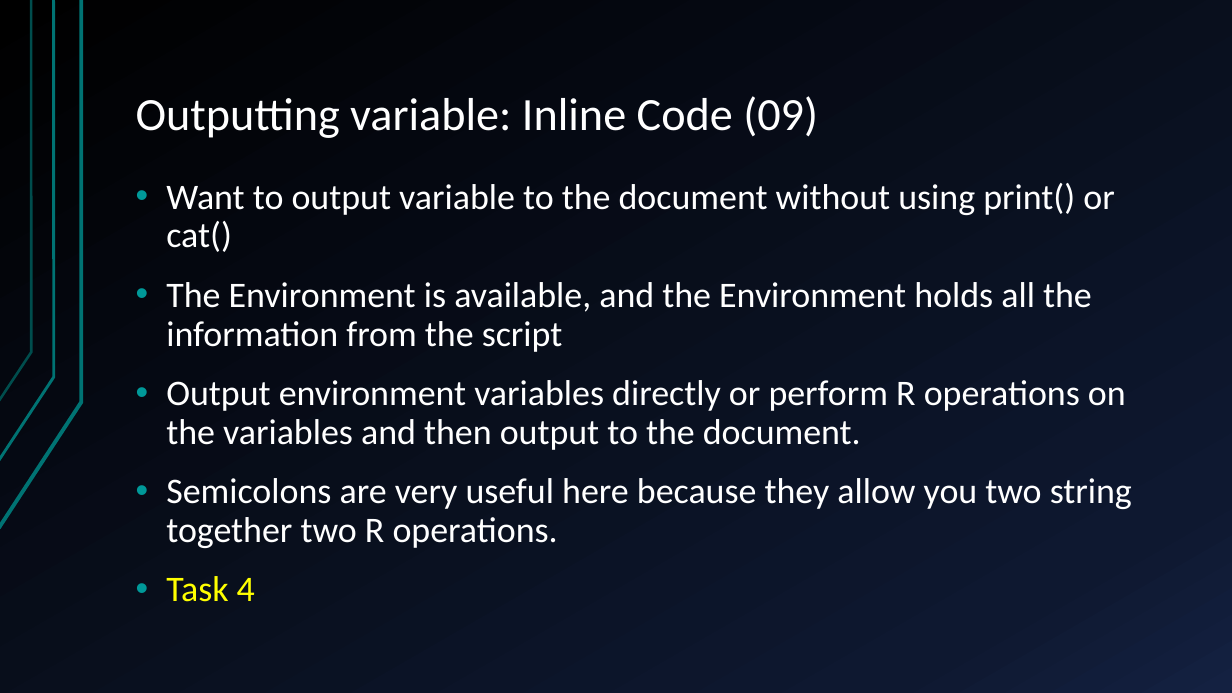
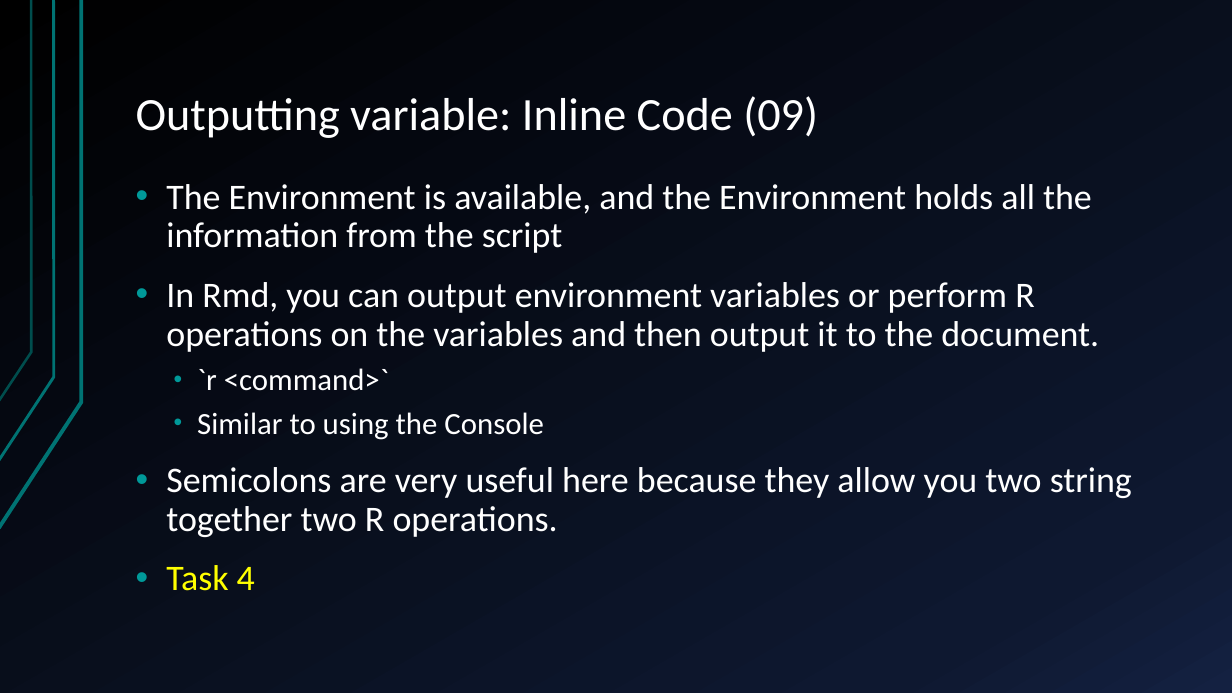
Before and after one commit to QFCatMSU/RMarkdown-Workshop-Material, a slide deck: slide 15 of docs/RMD-Presentation.pptx (slide 14 before the commit). Drawn at 1232x693 pixels with LibreOffice and Linux fonts; fonts in the diff are those of the drawing. Boxes give left, top, right and bottom in pixels: in the first picture for what was removed or moved away, otherwise in the second. Text is boxed around its words. In the diff, an @@ line names an element or a change of style, - is before the commit and + after.

Commit message:
Cleaned up documents -- minor changes to Rmd files

```diff
--- a/docs/RMD-Presentation.pptx
+++ b/docs/RMD-Presentation.pptx
@@ text at box(166, 183, 1114, 252): paragraph removed @@
-• Want to output variable to the document without using print() or cat()
@@ text at box(166, 282, 1099, 440): text changed @@
-• Output environment variables directly or perform R operations on the variables and then output to the document.
+• In Rmd, you can output environment variables or perform R operations on the variables and then output it to the document.
+  • `r <command>`
+  • Similar to using the Console
```
Also in this commit, not shown: 15 other slides changed, 1 slide added, 6 other files.
